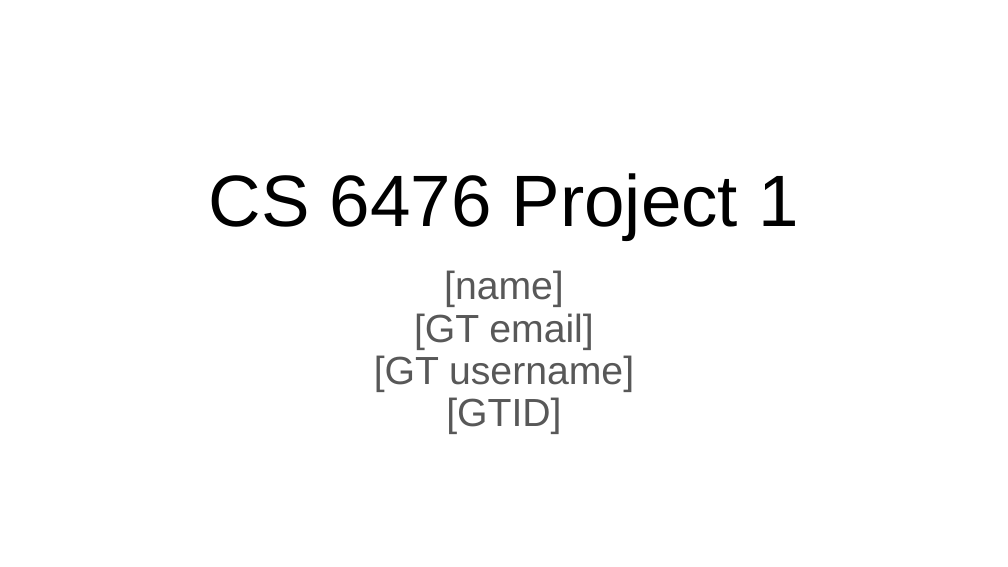
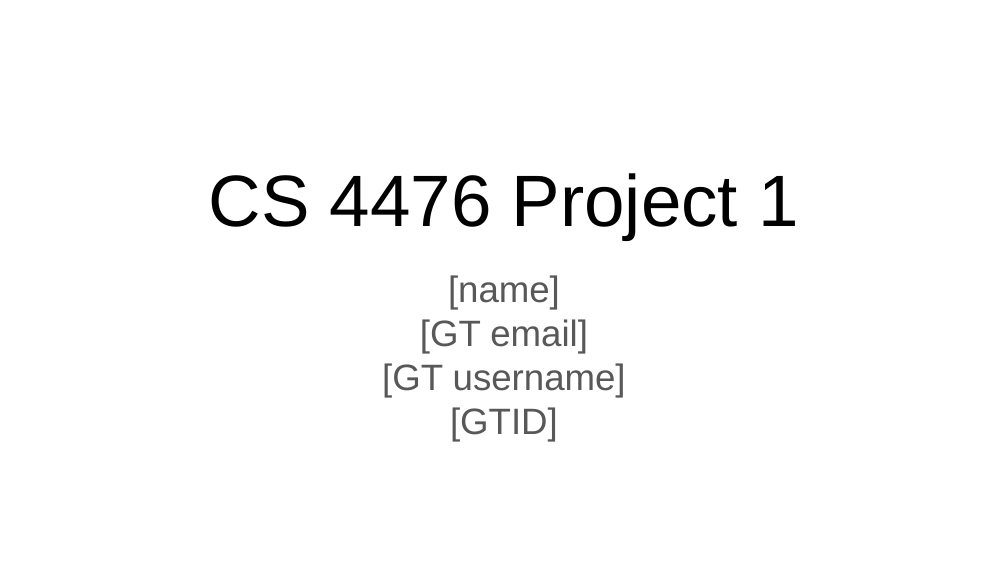
Before and after one commit to aashutoshav/Computer-Vision-Project-1, a slide deck: slide 1 of docs/report.pptx. Drawn at 1008x567 pixels with LibreOffice and Linux fonts; fonts in the diff are those of the drawing. Boxes give left, top, right and bottom in pixels: in the first picture for what was removed or moved away, otherwise in the second. Text is boxed around its words. In the diff, an @@ line names an element or a change of style, - is before the commit and + after.

Commit message:
Update project documentation and report for fall 2024

```diff
--- a/docs/report.pptx
+++ b/docs/report.pptx
@@ title at box(209, 173, 798, 240): text changed @@
-CS 6476 Project 1
+CS 4476 Project 1
@@ text "[name]" at box(382, 275, 626, 441): size 28 to 26.2 pt; line spacing 0.9 to 1 @@
```
Also in this commit, not shown: 20 other slides changed, 1 other file.
